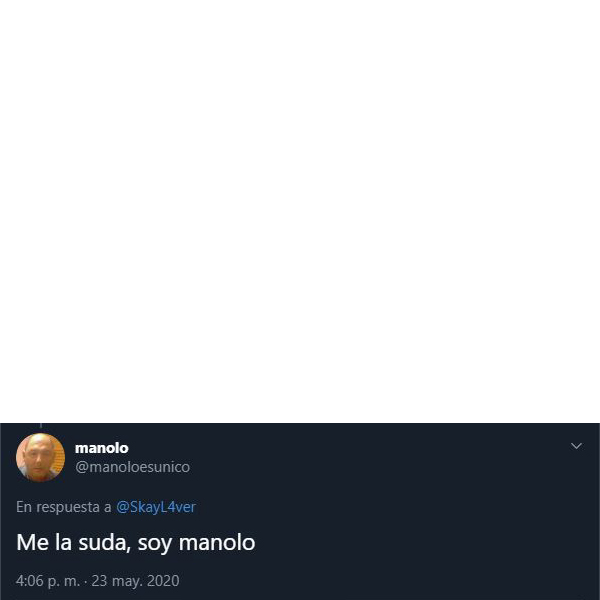
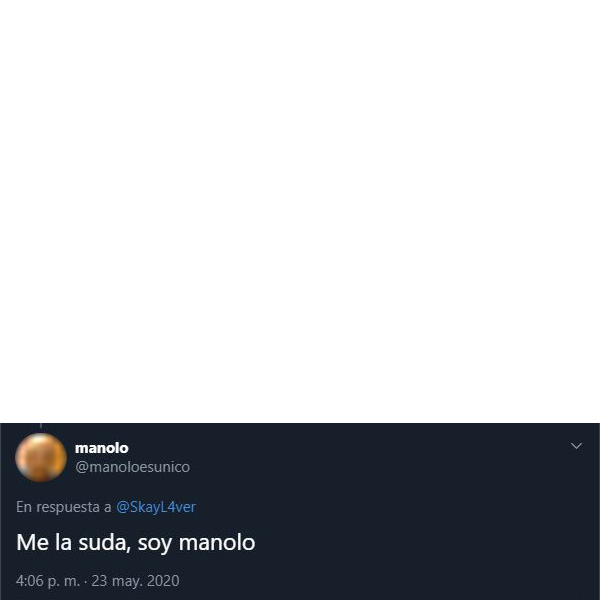
The second 600 × 600 image is a revision of the first. Changes to its layers:
added layer "Layer 3" above "Layer 2" over (x1=15, y1=433, x2=67, y2=482)
